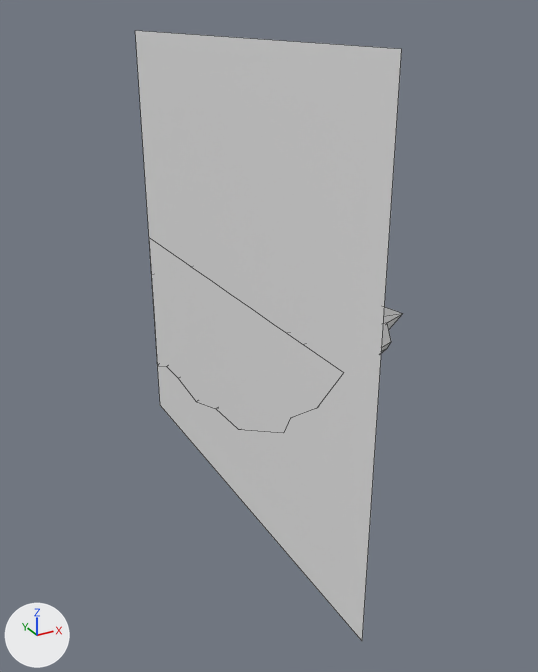
Before and after pictures for a commit that changed the FBX model TheUnityProject/Assets/Models/LevelTiles/Wall-Outcrop-Start.fbx.
The view is the same before and after, from a camera (50 mm lens) standing at (-2.272, 11.385, 3.094) and looking at (-0.84, 13.99, 1.791). Every picture has the same lights, and +X, +Y and +Z are marked at lower left. Mesh edges are drawn as thin lines.

In view in the first picture: 'Wall-Outcrop-Start'.
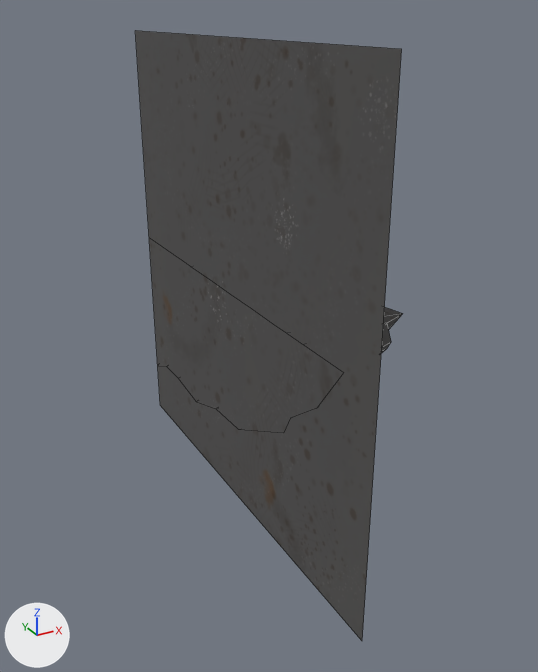
The edits, one by one:
Picture 'stone.png' (img_stone_png) is new.
Material 'Stone' (mat_stone) is new.
Its texture is img_stone_png.
Its roughness is 1.0.
me_cube_019 is used by ob_wall_outcrop_start; location (0.0, 14.0, 2.0).
me_cube_019 had 64 vertices, 51 faces and spanned x -1.0..-0.34, y -1.0..1.0, z -1.0..1.0.
me_cube_019 now has 62 vertices, 48 faces and spans x -1.0..-0.34, y -1.0..1.0, z -1.0..1.0.
me_cube_019 part 1: 48 faces spanning x -1.0..-0.34, y -1.0..1.0, z -1.0..1.0 switch from no material to mat_stone (picture img_stone_png).

Location of each change, [x1, y1, x2, y2] in pixels of the pictures (538 x 672 px):
part 1 of me_cube_019, recoloured: [135, 30, 403, 641] in both
